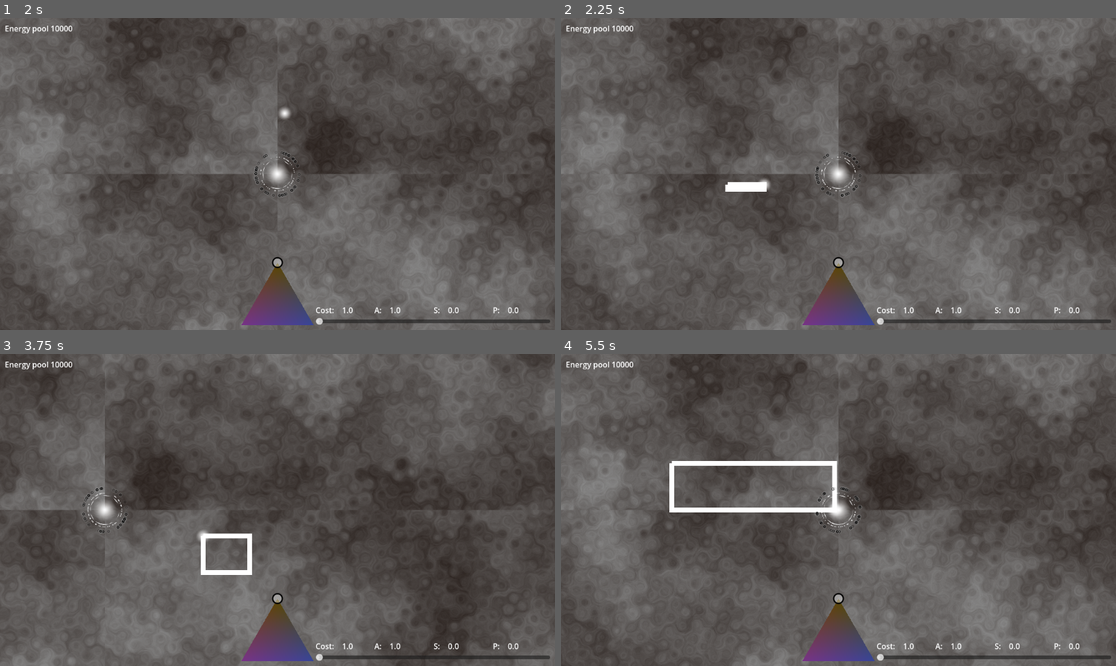
Above: before the commit, frames 1-4 (two rows, left to right).
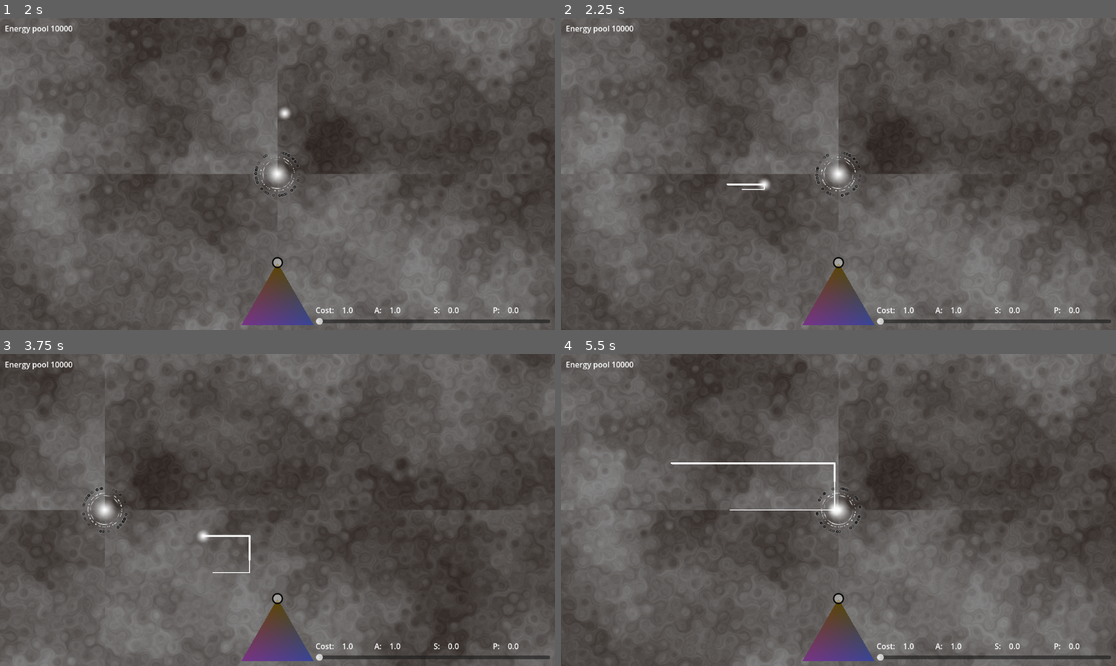
Above: after the commit, the same moments.

Repository: helmasur/conduit_rts
Game: Godot game, scene res://game.tscn
Two runs of this game, one before a commit and one after it. Both use one fixed random seed, a clock stepped at 60 frames per second and the inputs below.
Inputs (mouse positions are in pixels of both pictures, inside the frame that each line leads up to):
- Up to frame 1 (2 s): tap Enter at 0.5 s; drag from (277, 292) to (333, 105) at 0.52 s; click "Host" at 1.25 s
- Up to frame 2 (2.25 s): drag from (727, 189) to (838, 174) at 2.02 s
- Up to frame 3 (3.75 s): move the mouse to (333, 441) at 2.77 s; hold D (move_right) 2.78-3.5 s; click (333, 441) at 2.92 s; drag from (249, 572) to (111, 463) at 3.52 s
- Up to frame 4 (5.5 s): move the mouse to (1005, 556) at 4.27 s; hold A (move_left) 4.28-5 s; click (1005, 556) at 4.42 s; drag from (672, 463) to (832, 510) at 5.02 s

Frame 1 is identical in both runs. In frame 2, 0.2% of the frame differs, in the area x 29-38%, y 52-56%; in frame 3, 0.4%; in frame 4, 1.0%, in the area x 19-50%, y 34-51%.

Commit message:
selection rect almost perfect

Diff:
--- a/game.gd
+++ b/game.gd
@@ -61,6 +61,9 @@
 
 func _process(_delta: float) -> void:
 	$SpawnCursor.global_position = $Camera2D.get_global_mouse_position()
+	if is_dragging:
+		var camera = $Camera2D
+		update_selection_rect(camera.get_global_mouse_position())
 
 func _unhandled_input(event: InputEvent) -> void:
 	if not is_multiplayer_authority():
@@ -154,7 +157,6 @@
 	var world_size = Vector2(2048, 2048)
 	var raw_diff = current_position - drag_start_position
 	var diff = raw_diff
-	# Applicera wrapping endast om differensen är mindre eller lika med halva världen
 	if abs(raw_diff.x) <= world_size.x / 2:
 		diff.x = Utils.toroid_direction(drag_start_position, current_position, world_size).x
 	if abs(raw_diff.y) <= world_size.y / 2:
@@ -165,7 +167,8 @@
 	var bottom_right = Vector2(max(drag_start_position.x, computed_end.x), max(drag_start_position.y, computed_end.y))
 	var top_right = Vector2(bottom_right.x, top_left.y)
 	var bottom_left = Vector2(top_left.x, bottom_right.y)
-	$SelectionRect.points = [top_left, top_right, bottom_right, bottom_left, top_left]
+	$SelectionRect.points = [top_left, top_right, bottom_right, bottom_left]
+
 
 
 
--- a/game.tscn
+++ b/game.tscn
@@ -41,6 +41,10 @@
 fill_from = Vector2(0.5, 0.5)
 fill_to = Vector2(1, 0.5)
 
+[sub_resource type="Curve" id="Curve_ryrav"]
+_data = [Vector2(0, 1), 0.0, 0.0, 0, 0, Vector2(1, 0), 0.0, 0.0, 0, 0]
+point_count = 2
+
 [sub_resource type="StyleBoxFlat" id="StyleBoxFlat_7mycd"]
 bg_color = Color(0, 0, 0, 1)
 
@@ -70,6 +74,9 @@
 
 [node name="SelectionRect" type="Line2D" parent="."]
 closed = true
+width = 5.0
+width_curve = SubResource("Curve_ryrav")
+joint_mode = 2
 
 [node name="GUI" type="CanvasLayer" parent="."]
 
Not shown: 1 places in game.tscn that only renumber resources
